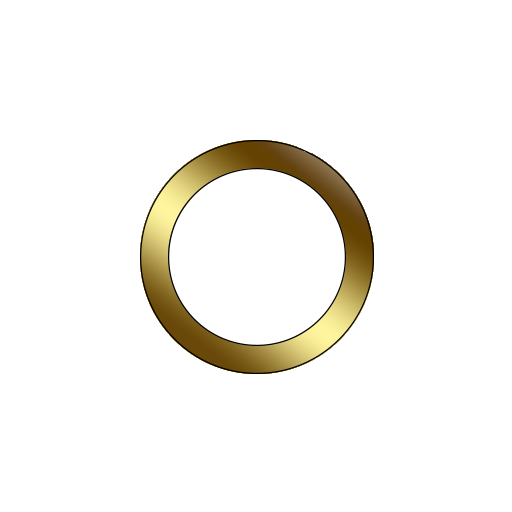
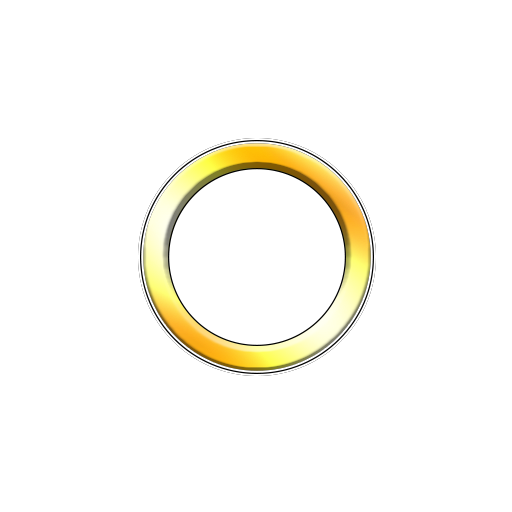
Before/after of a w=512, h=512 layered artwork. What changed in the layer stack:
pixels changed over [138, 138, 376, 376] (layer not identified)
